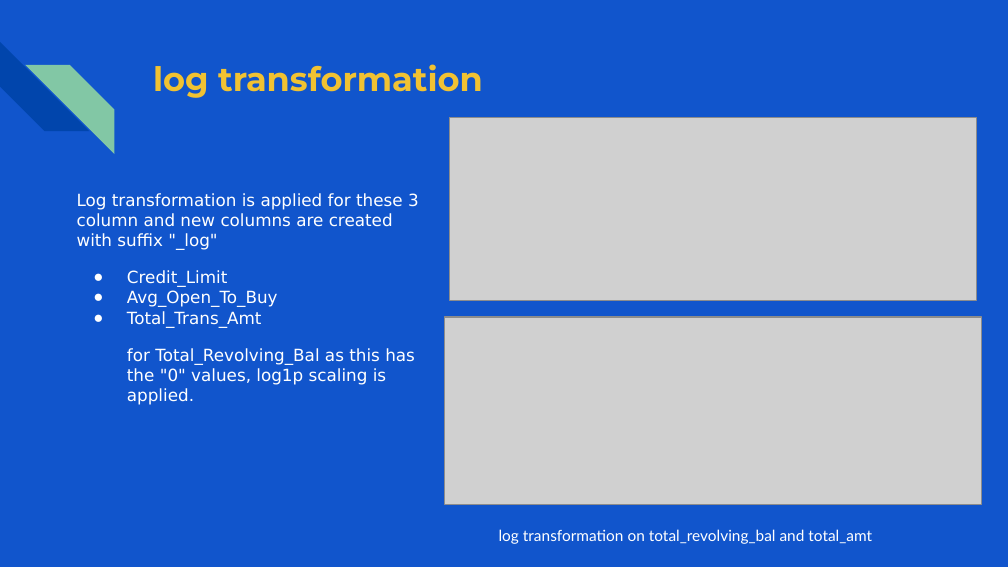
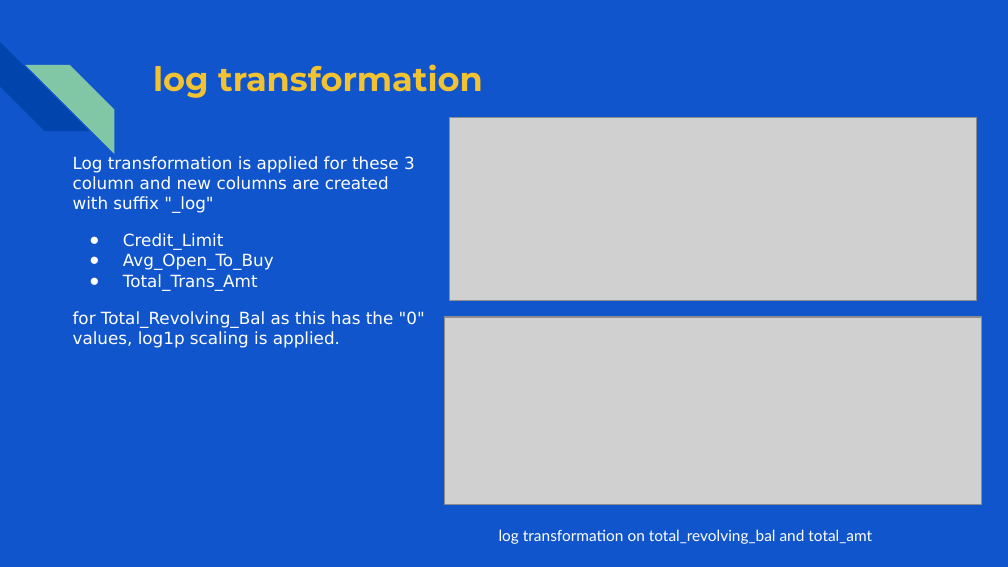
Before and after one commit to shaisid01/Data-Science, a slide deck: slide 9 of CapstoneProjects/Capstone 2/Docs/Customer Attrition Prediction on Credit Card data.pptx (slide 13 before the commit). Drawn at 1008x567 pixels with LibreOffice and Linux fonts; fonts in the diff are those of the drawing; grey boxes stand for pictures. Boxes give left, top, right and bottom in pixels: in the first picture for what was removed or moved away, otherwise in the second. Text is boxed around its words. In the diff, an @@ line names an element or a change of style, - is before the commit and + after.

```diff
--- a/CapstoneProjects/Capstone 2/Docs/Customer Attrition Prediction on Credit Card data.pptx
+++ b/CapstoneProjects/Capstone 2/Docs/Customer Attrition Prediction on Credit Card data.pptx
@@ text "Log transformation is applied for ...": place and size @@
-text "Log transformation is applied for ..." at [77, 193, 419, 405]
+text "Log transformation is applied for ..." at [73, 156, 425, 348]
@@ text at [73, 311, 425, 348]: indent changed @@
```
Also in this commit, not shown: 5 other slides changed, 7 slides removed, 1 other file.
